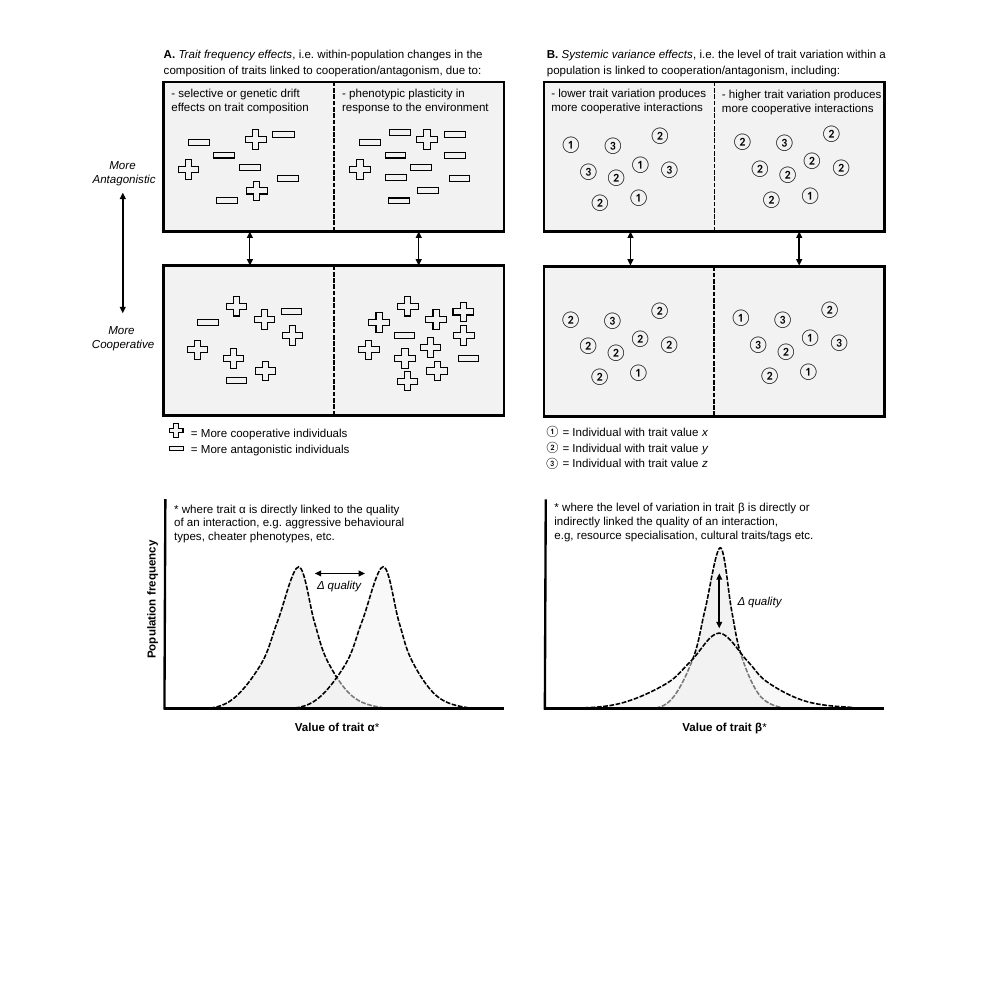
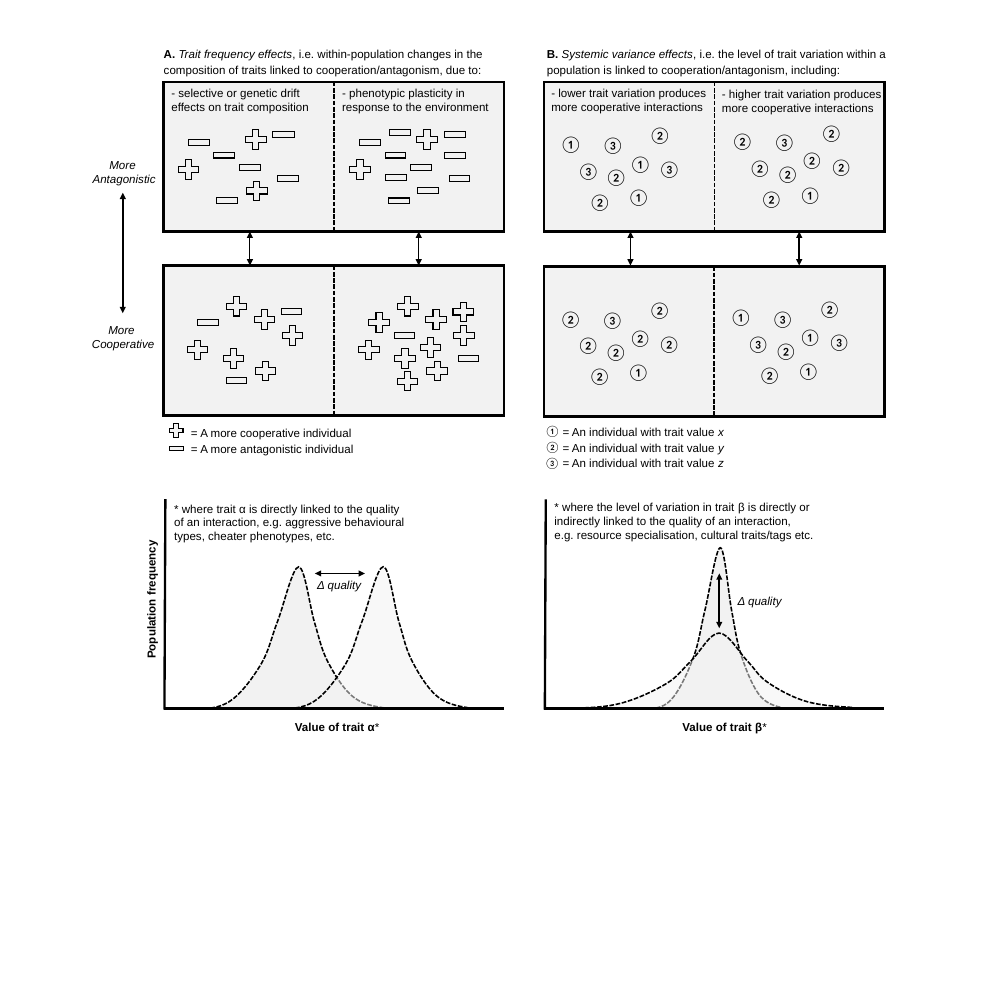
Before and after one commit to NPMoran/synthesis-review_mutualistism-antagonism, a slide deck: slide 1 of Visualisations/Fig_Mechanisms_v.2.pptx. Drawn at 1008x982 pixels with LibreOffice and Linux fonts; fonts in the diff are those of the drawing. Boxes give left, top, right and bottom in pixels: in the first picture for what was removed or moved away, otherwise in the second. Text is boxed around its words. In the diff, an @@ line names an element or a change of style, - is before the commit and + after.

```diff
--- a/Visualisations/Fig_Mechanisms_v.2.pptx
+++ b/Visualisations/Fig_Mechanisms_v.2.pptx
@@ text at <box>200,428,353,456</box>: text changed @@
-= More cooperative individuals
-= More antagonistic individuals
+= A more cooperative individual
+= A more antagonistic individual
@@ text at <box>572,427,724,467</box>: text changed @@
-= Individual with trait value x
-= Individual with trait value y
-= Individual with trait value z
+= An individual with trait value x
+= An individual with trait value y
+= An individual with trait value z
@@ text at <box>554,502,814,542</box>: text changed @@
-* where the level of variation in trait β is directly or indirectly linked the quality of an interaction, e.g, resource specialisation, cultural traits/tags etc.
+* where the level of variation in trait β is directly or indirectly linked to the quality of an interaction, e.g. resource specialisation, cultural traits/tags etc.
```
Also in this commit, not shown: 11 other files.
